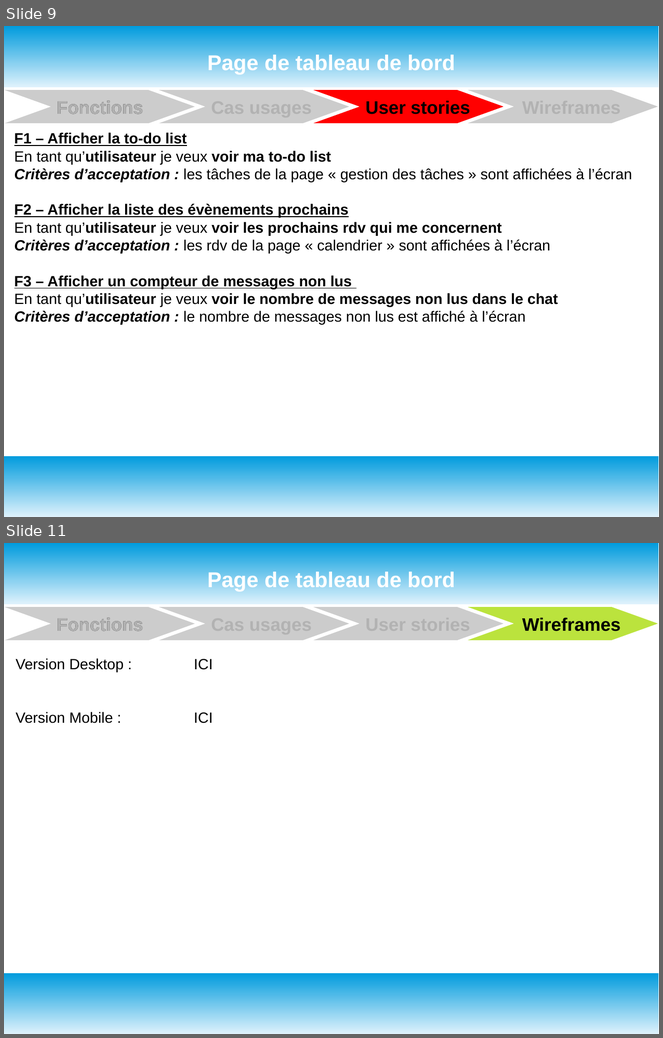
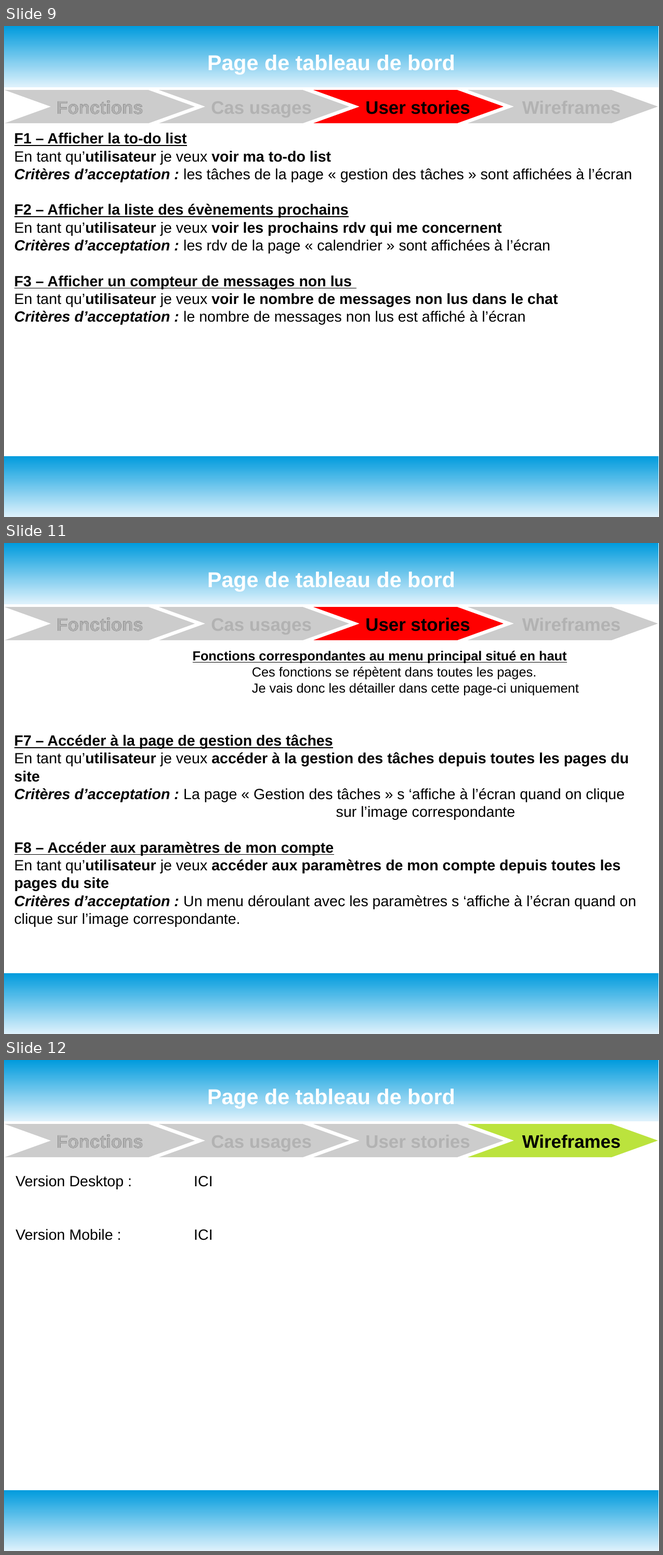
Before and after one commit to oliviersamin/P3_DesignezApplicationPythonAdapt-eBesoinsClient, a slide deck: P3_documentTravail.odp. Shown one above the other, each under a label of ours: slides 9 and 11 before the commit, slides 9, 11 and 12 after it; the slides between them are not shown. The pictures are 663x1038 and 663x1555 pixels, drawn with LibreOffice and Linux fonts; fonts in the diff are those of the drawing. Boxes give left, top, right and bottom in pixels: in the first picture for what was removed or moved away, otherwise in the second. Text is boxed around its words. In the diff, an @@ line names an element or a change of style, - is before the commit and + after.

Commit message:
commit intermediaire
Dernière version du document libre office et questions mises à jour.
Pour moi, tous les livrables à part le Kanban sont terminés (à valider avec Julien)
Il reste le Kanban à finir sur Notion puis à intégrer au document de travail.

```diff
--- a/P3_documentTravail.odp
+++ b/P3_documentTravail.odp
@@ slide 11 added at [4, 543, 659, 1034], background #FFFFFF; not listed: 2 template elements that a slide beside it also shows @@
@@ title added at [207, 570, 455, 591], 26 pt, text #FFFFFF, bold @@
+Page de tableau de bord
@@ freeform shape added at [5, 607, 195, 641], fill #CCCCCC @@
@@ text added at [51, 610, 171, 636], 22 pt, text #B2B2B2, bold @@
+Fonctions
@@ text added at [57, 617, 143, 631], 22 pt, text #000000, bold @@
+Fonctions
@@ freeform shape added at [159, 607, 349, 641], fill #CCCCCC @@
@@ freeform shape added at [314, 607, 504, 641], fill #FF0000 @@
@@ text added at [365, 617, 470, 631], 22 pt, text #000000, bold @@
+User stories
@@ freeform shape added at [468, 607, 659, 641], fill #CCCCCC @@
@@ text added at [14, 651, 636, 927], 18 pt, text #000000, bold @@
+Fonctions correspondantes au menu principal situé en haut
+Ces fonctions se répètent dans toutes les pages.
+Je vais donc les détailler dans cette page-ci uniquement
+F7 – Accéder à la page de gestion des tâches
+En tant qu’utilisateur je veux accéder à la gestion des tâches depuis toutes les pages du site
+Critères d’acceptation : La page « Gestion des tâches » s ‘affiche à l’écran quand on clique
+sur l’image correspondante
+F8 – Accéder aux paramètres de mon compte
+En tant qu’utilisateur je veux accéder aux paramètres de mon compte depuis toutes les pages du site
+Critères d’acceptation : Un menu déroulant avec les paramètres s ‘affiche à l’écran quand on clique sur l’image correspondante.
@@ what was slide 11 is now slide 12 @@
```
Also in this commit, not shown: 7 slides changed, 1 other file.
